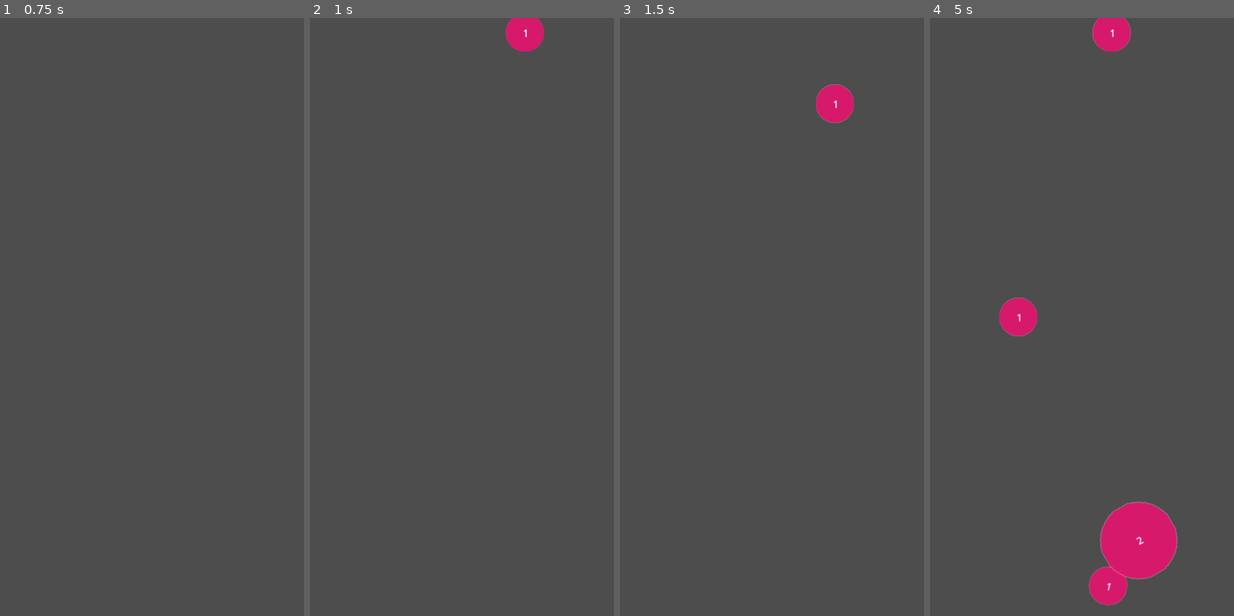
Above: before the commit, frames 1-4 (left to right).
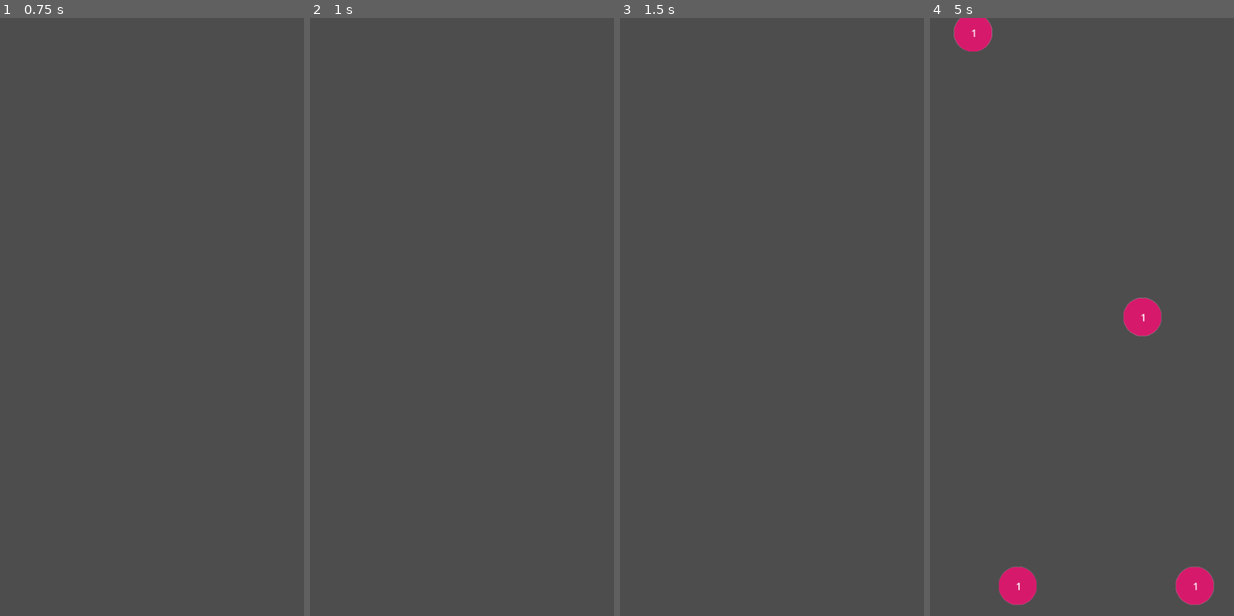
Above: after the commit, the same moments.

Repository: jchuong/suika-godot
Game: Godot game, scene res://scenes/main.tscn
The game is run twice, just before and just after one commit, with the same random seed, the same clock (stepped at 60 frames per second) and the same inputs.
Inputs:
- Up to frame 1 (0.75 s): tap Enter at 0.5 s
- Up to frame 2 (1 s): no input
- Up to frame 3 (1.5 s): no input
- Up to frame 4 (5 s): no input

Frame 1 is identical in both runs. In frame 2, 0.6% of the frame differs, in the area x 64-77%, y 0-6%; in frame 3, 0.7%; in frame 4, 7.1%, in the area x 7-94%, y 0-99%.

Commit message:
Add fruit_factory scene
Adding a scene to generate a random sized fruit to drop

Diff:
--- a/scenes/fruit/fruit.gd
+++ b/scenes/fruit/fruit.gd
@@ -1,18 +1,21 @@
 extends RigidBody2D
 
-var size = 1
-signal hit
-# Called when the node enters the scene tree for the first time.
+var size : int = 1:
+	set(value):
+		size = value
+		$Label.text = str(value)
+		$CollisionShape2D.scale = Vector2(size, size)
+		$Sprite2D.scale = Vector2(size, size)
+
 
 func _setMask():
 	for i in 9:
 		set_collision_layer_value(i + 1, i == size)
 		set_collision_mask_value(i + 1, i == size)
 
+
 func _ready():
-	size = 1
 	show()
-#	_setMask()
 
 
 # Called every frame. 'delta' is the elapsed time since the previous frame.
@@ -29,9 +32,7 @@
 
 func _on_body_entered(body):
 	if (body is RigidBody2D && body.size == size):
-		size += 1
-		size = clamp(size, 1, 9)
+		var newSize = size + 1
+		newSize = clamp(newSize, 1, 6)
+		size = newSize
 		body.remove()
-		$Label.text = str(size)
-		$CollisionShape2D.scale = Vector2(size, size)
-		$Sprite2D.scale = Vector2(size, size)
--- /dev/null
+++ b/scenes/fruit_factory/fruit_factory.gd
@@ -0,0 +1,20 @@
+extends Node
+
+@export var fruit_scene: PackedScene
+
+# Called when the node enters the scene tree for the first time.
+func _ready():
+	pass # Replace with function body.
+
+
+# Called every frame. 'delta' is the elapsed time since the previous frame.
+func _process(delta):
+	pass
+
+
+func generate_fruit():
+	var fruit = fruit_scene.instantiate()
+	fruit.position = Vector2(randf_range(10.0, 400), 0)
+	var size = randi_range(1, 4)
+	fruit.size = size
+	add_child(fruit)
--- /dev/null
+++ b/scenes/fruit_factory/fruit_factory.tscn
@@ -0,0 +1,9 @@
+[gd_scene load_steps=3 format=3 uid="uid://cqg1wom0ybbiu"]
+
+[ext_resource type="Script" path="res://scenes/fruit_factory/fruit_factory.gd" id="1_4mpr5"]
+[ext_resource type="PackedScene" uid="uid://d07xifqbcanwx" path="res://scenes/fruit/fruit.tscn" id="2_7rj0r"]
+
+[node name="FruitFactory" type="Node"]
+editor_description = "Generates random fruit to drop and manages the queue."
+script = ExtResource("1_4mpr5")
+fruit_scene = ExtResource("2_7rj0r")
--- a/scenes/main.gd
+++ b/scenes/main.gd
@@ -1,16 +1,20 @@
 extends Node
-@export var fruit_scene: PackedScene
+
+var fruit_factory_scene = preload("res://scenes/fruit_factory/fruit_factory.tscn")
+var fruit_factory
 
 # Called when the node enters the scene tree for the first time.
 func _ready():
-	pass
+	fruit_factory = fruit_factory_scene.instantiate()
+	add_child(fruit_factory)
 
 
 # Called every frame. 'delta' is the elapsed time since the previous frame.
 func _process(delta):
 	pass
 
+func start_game():
+	$Timer.start()
+
 func start():
-	var fruit = fruit_scene.instantiate()
-	fruit.position = Vector2(randf_range(10.0, 400), 0)
-	add_child(fruit)
+	fruit_factory.generate_fruit()
--- a/scenes/main.tscn
+++ b/scenes/main.tscn
@@ -1,6 +1,5 @@
-[gd_scene load_steps=6 format=3 uid="uid://chd44etbhxngo"]
+[gd_scene load_steps=5 format=3 uid="uid://chd44etbhxngo"]
 
-[ext_resource type="PackedScene" uid="uid://d07xifqbcanwx" path="res://scenes/fruit/fruit.tscn" id="1_el4kf"]
 [ext_resource type="Script" path="res://scenes/main.gd" id="1_l2xx4"]
 
 [sub_resource type="RectangleShape2D" id="RectangleShape2D_8jiay"]
@@ -14,10 +13,12 @@
 
 [node name="Main" type="Node"]
 script = ExtResource("1_l2xx4")
-fruit_scene = ExtResource("1_el4kf")
+
+[node name="StartTimer" type="Timer" parent="."]
+one_shot = true
+autostart = true
 
 [node name="Timer" type="Timer" parent="."]
-autostart = true
 
 [node name="Ground" type="Sprite2D" parent="."]
 
@@ -52,4 +53,5 @@
 position = Vector2(-499, 37)
 shape = SubResource("RectangleShape2D_c1k8w")
 
+[connection signal="timeout" from="StartTimer" to="." method="start_game"]
 [connection signal="timeout" from="Timer" to="." method="start"]
Not shown, added: scenes/fruit_factory/fru1513.tmp
Not shown, added: scenes/fruit_factory/fru257E.tmp
